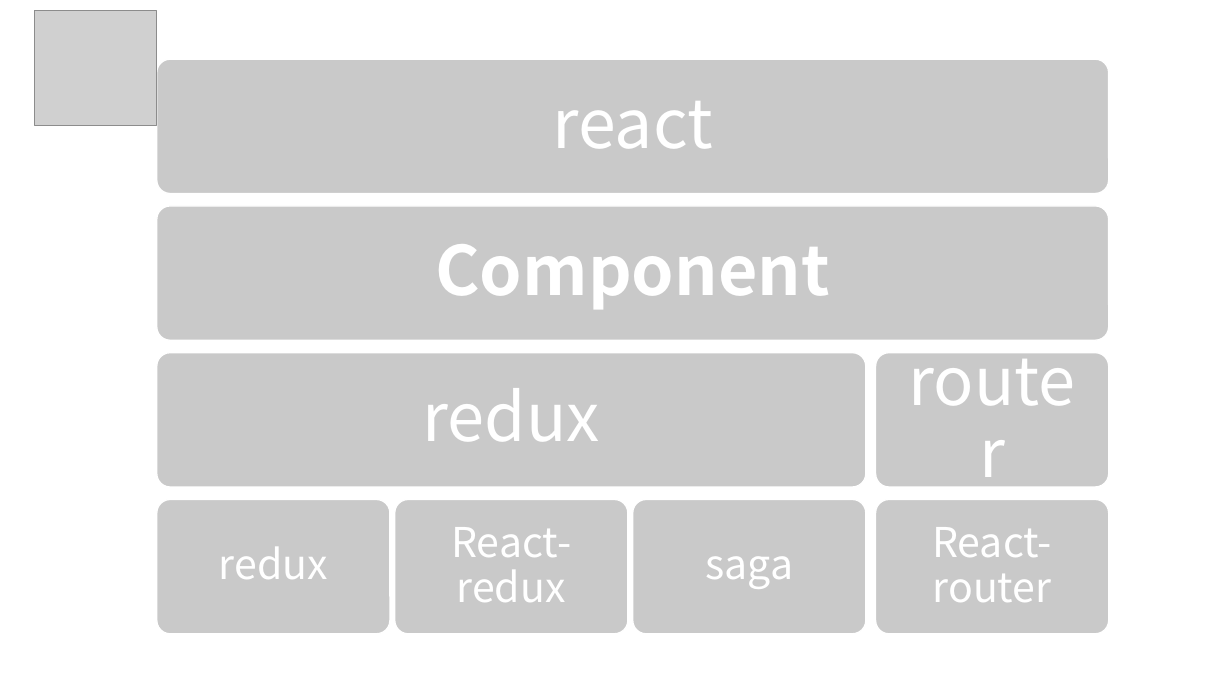
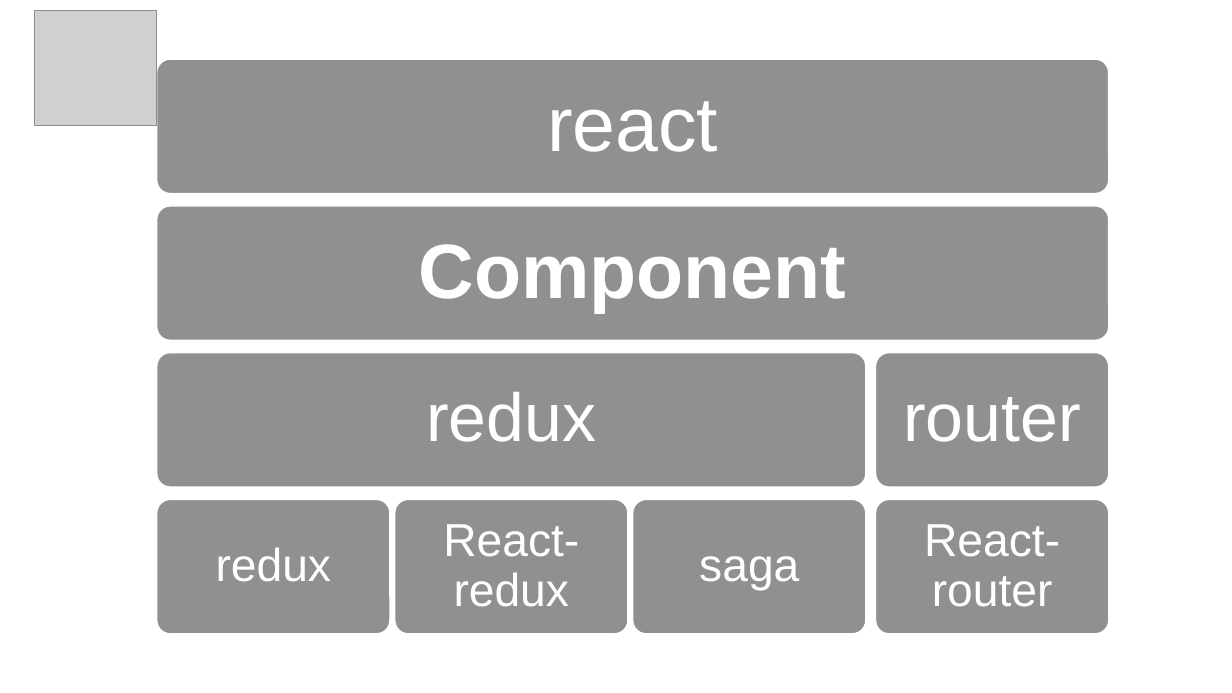
Before and after one commit to windssea/react-study, a slide deck: slide 6 of react入门介绍.pptx. Drawn at 1232x693 pixels with LibreOffice and Linux fonts; fonts in the diff are those of the drawing; grey boxes stand for pictures. Boxes give left, top, right and bottom in pixels: in the first picture for what was removed or moved away, otherwise in the second. Text is boxed around its words. In the diff, an @@ line names an element or a change of style, - is before the commit and + after.

```diff
--- a/react入门介绍.pptx
+++ b/react入门介绍.pptx
@@ text "react" at box(547, 101, 718, 152): size 53 to 60 pt, font Noto Sans CJK SC to Arial; more space between paragraphs @@
@@ text "Component" at box(419, 244, 846, 312): size 53 to 60 pt, font Noto Sans CJK SC to Arial; more space between paragraphs @@
@@ text "redux" at box(426, 392, 596, 442): size 52 to 53 pt, font Noto Sans CJK SC to Arial @@
@@ text "router" at box(903, 397, 1081, 442): size 52 to 53 pt, font Noto Sans CJK SC to Arial @@
@@ fill #C9C9C9 to #909090 in 8 elements at box(157, 353, 866, 487), box(395, 500, 628, 634), box(633, 500, 866, 634), box(876, 353, 1109, 487), box(876, 500, 1109, 634), box(157, 59, 1109, 193), box(157, 206, 1109, 340), box(157, 500, 390, 634) @@
@@ size 32 to 36 pt, font Noto Sans CJK SC to Arial; more space between paragraphs in 4 elements at box(216, 547, 331, 582), box(443, 524, 579, 607), box(699, 556, 799, 591), box(924, 524, 1060, 607) @@
```
Also in this commit, not shown: 10 other slides changed, 2 other files.
